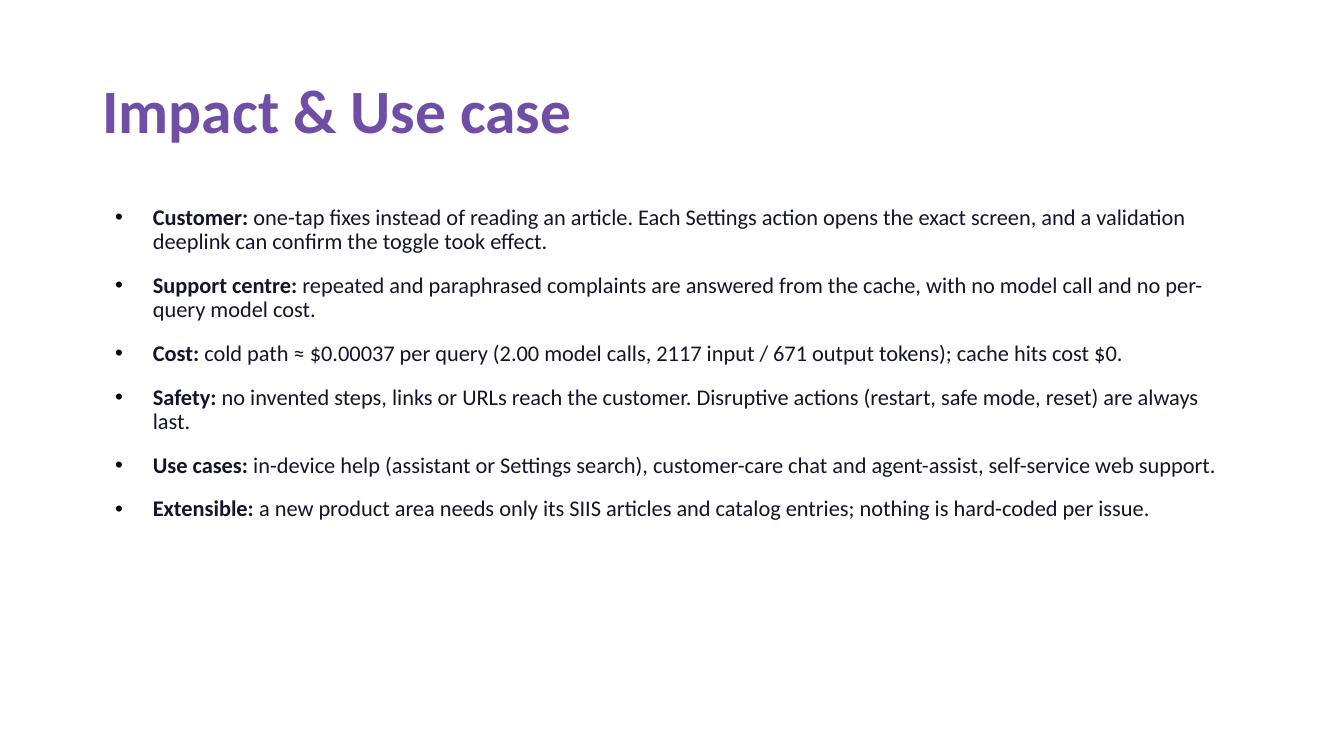
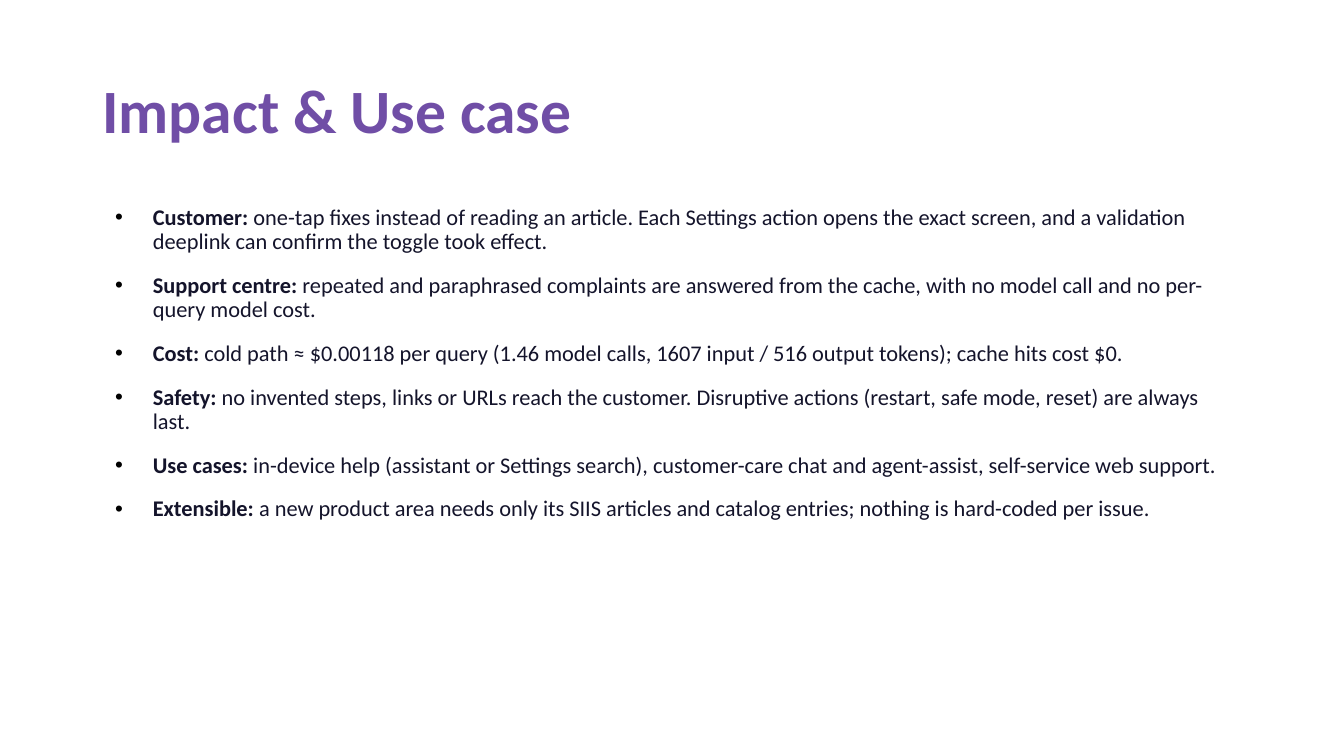
Before and after one commit to shashi-bhushan-27/samsungPrism, a slide deck: slide 7 of docs/CollegeName_TeamName_Submission.pptx. Drawn at 1344x756 pixels with LibreOffice and Linux fonts; fonts in the diff are those of the drawing. Boxes give left, top, right and bottom in pixels: in the first picture for what was removed or moved away, otherwise in the second. Text is boxed around its words. In the diff, an @@ line names an element or a change of style, - is before the commit and + after.

Commit message:
Re-run the official evaluation with Gemini (default provider)
- Pre-warmed plans and benchmark on gemini-3.1-flash-lite: every cold request served by the primary model
- results.jsonl, metrics.md, stress report, README, FINAL_REVIEW, traceability and AI disclosure updated
- Earlier Groq run archived in artifacts/reports/official_groq/
- Submission deck and disclosure form regenerated with the Gemini numbers and a new demo screenshot

```diff
--- a/docs/CollegeName_TeamName_Submission.pptx
+++ b/docs/CollegeName_TeamName_Submission.pptx
@@ text at <box>153,345,1122,365</box>: text changed @@
-• Cost: cold path ≈ $0.00037 per query (2.00 model calls, 2117 input / 671 output tokens); cache hits cost $0.
+• Cost: cold path ≈ $0.00118 per query (1.46 model calls, 1607 input / 516 output tokens); cache hits cost $0.
```
Also in this commit, not shown: 3 other slides changed, 20 other files.
